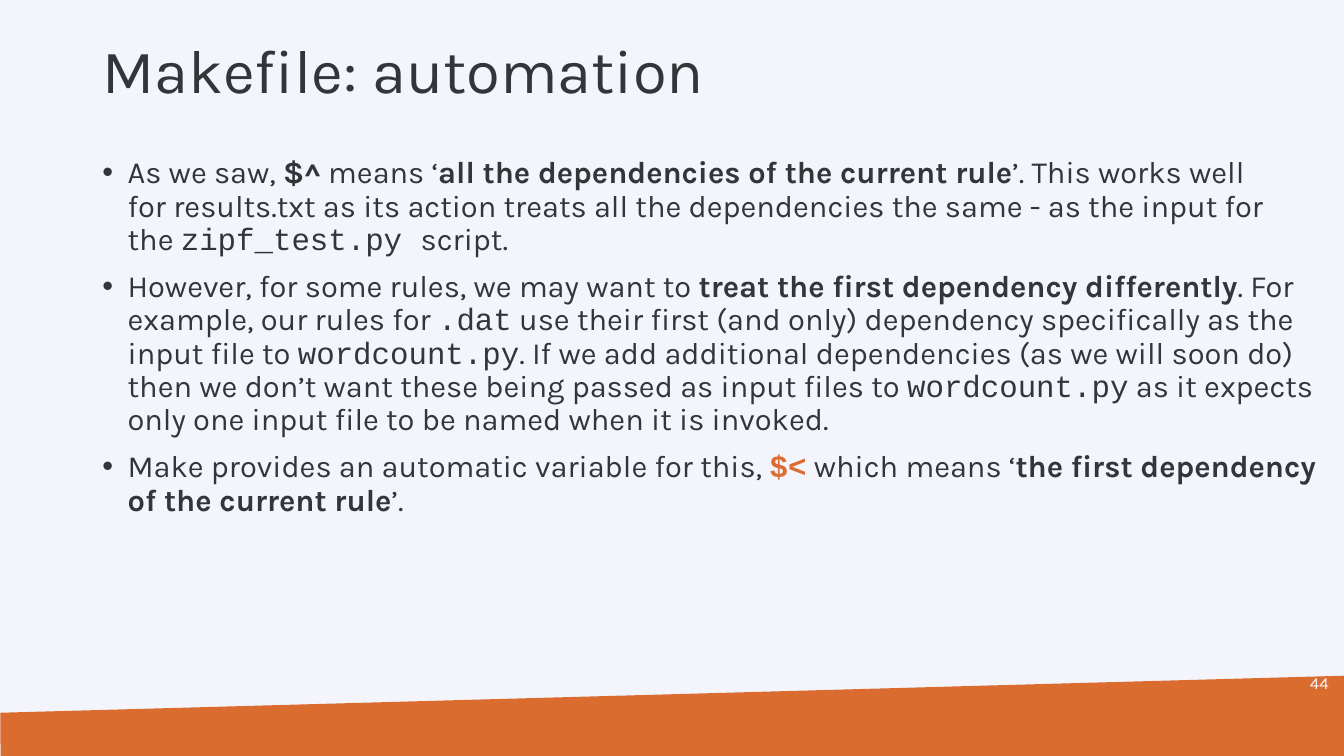
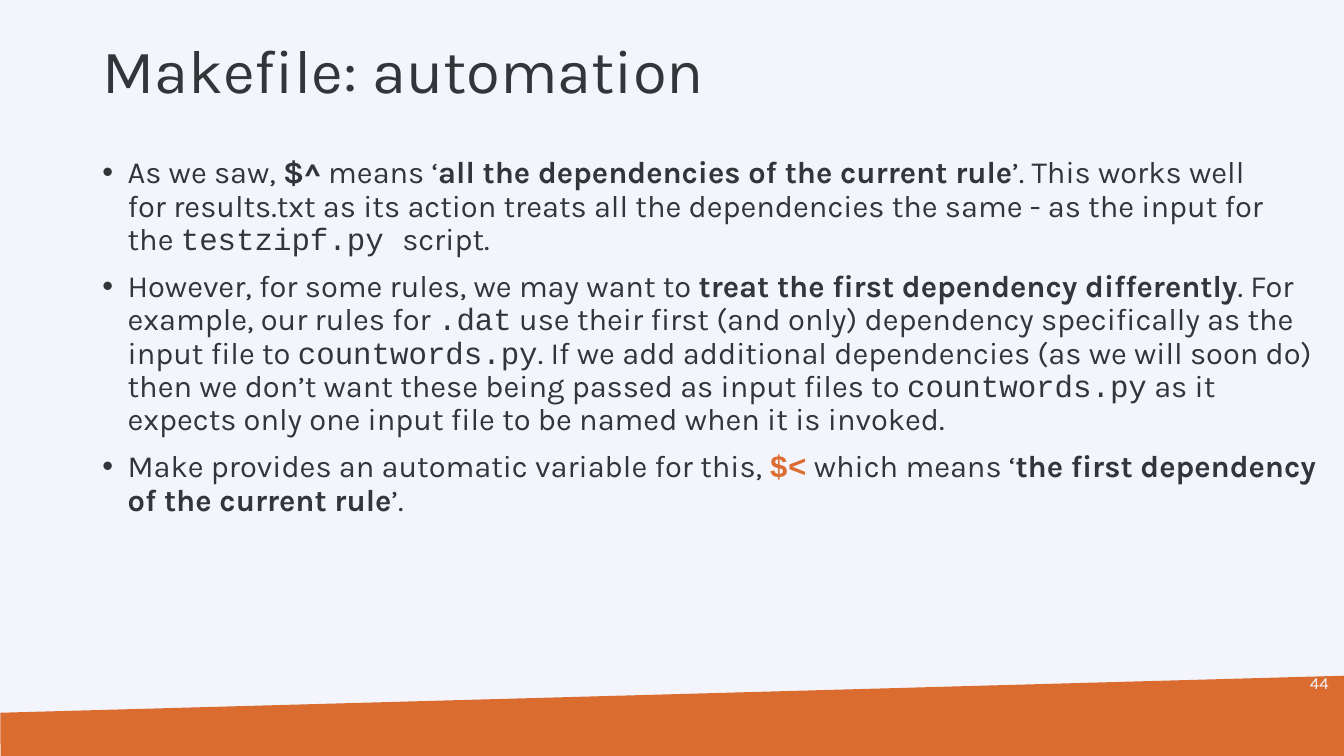
Before and after one commit to hpcleuven/Makefile-intro, a slide deck: slide 44 of Make.pptx. Drawn at 1344x756 pixels with LibreOffice and Linux fonts; fonts in the diff are those of the drawing; background and template pictures are left out. Boxes give left, top, right and bottom in pixels: in the first picture for what was removed or moved away, otherwise in the second. Text is boxed around its words. In the diff, an @@ line names an element or a change of style, - is before the commit and + after.

```diff
--- a/Make.pptx
+++ b/Make.pptx
@@ text at [128,161,1312,438]: text changed @@
-• As we saw, $^ means ‘all the dependencies of the current rule’. This works well for results.txt as its action treats all the dependencies the same - as the input for the zipf_test.py script.
-• However, for some rules, we may want to treat the first dependency differently. For example, our rules for .dat use their first (and only) dependency specifically as the input file to wordcount.py. If we add additional dependencies (as we will soon do) then we don’t want these being passed as input files to wordcount.py as it expects only one input file to be named when it is invoked.
+• As we saw, $^ means ‘all the dependencies of the current rule’. This works well for results.txt as its action treats all the dependencies the same - as the input for the testzipf.py script.
+• However, for some rules, we may want to treat the first dependency differently. For example, our rules for .dat use their first (and only) dependency specifically as the input file to countwords.py. If we add additional dependencies (as we will soon do) then we don’t want these being passed as input files to countwords.py as it expects only one input file to be named when it is invoked.
```
Also in this commit, not shown: 58 other slides changed, 1 other file.
